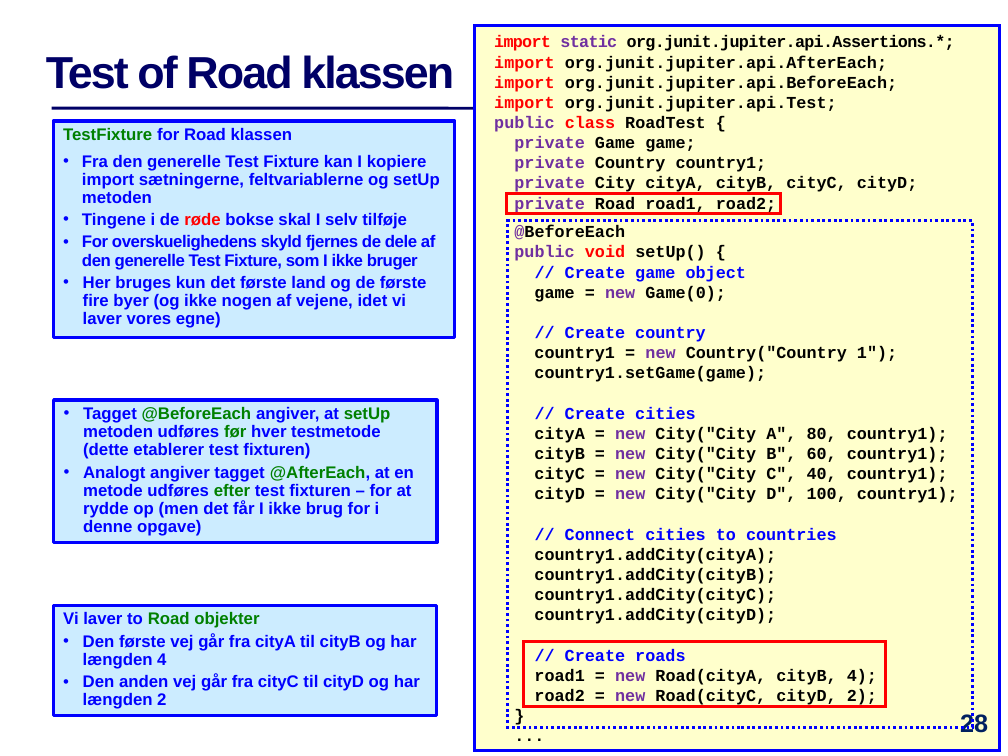
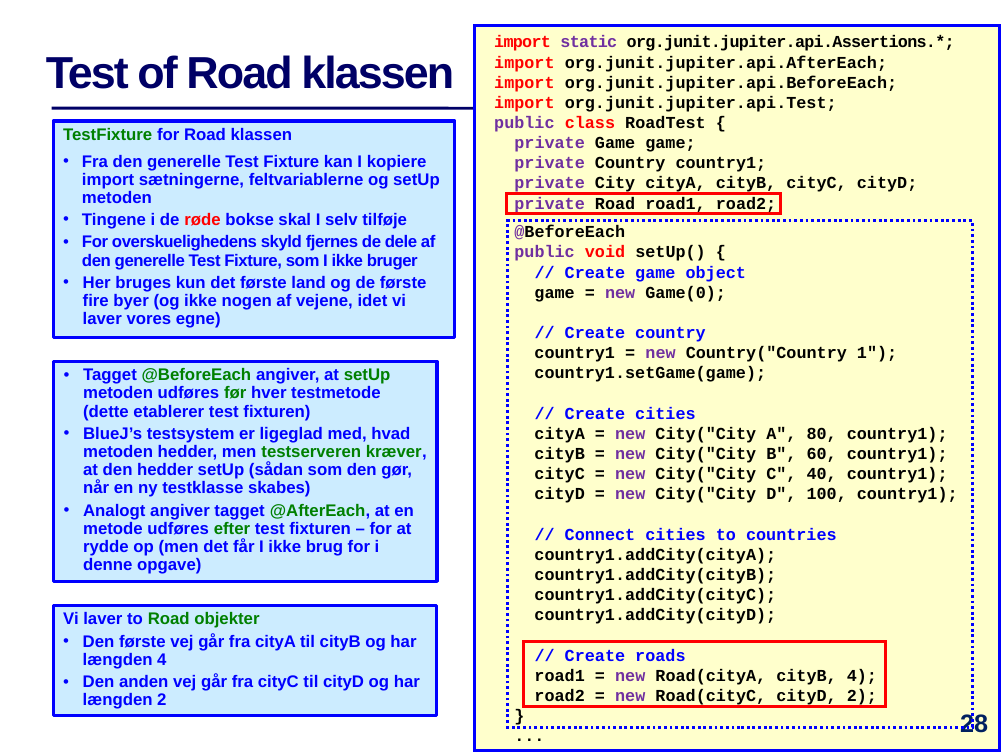
Before and after one commit to IntProgAU/Materiale, a slide deck: slide 28 of web/e22/uge_12/Slides-Uge12.pptx. Drawn at 1008x756 pixels with LibreOffice and Linux fonts; fonts in the diff are those of the drawing. Boxes give left, top, right and bottom in pixels: in the first picture for what was removed or moved away, otherwise in the second. Text is boxed around its words. In the diff, an @@ line names an element or a change of style, - is before the commit and + after.

```diff
--- a/web/e22/uge_12/Slides-Uge12.pptx
+++ b/web/e22/uge_12/Slides-Uge12.pptx
@@ rectangle "Tagget @BeforeEach angiver, at setUp ...": place and size @@
-rectangle "Tagget @BeforeEach angiver, at setUp ..." at [53,400,436,543]
+rectangle "Tagget @BeforeEach angiver, at setUp ..." at [53,361,436,581]
@@ text in rectangle at [83,427,427,497]: paragraph added @@
+• BlueJ’s testsystem er ligeglad med, hvad metoden hedder, men testserveren kræver, at den hedder setUp (sådan som den gør, når en ny testklasse skabes)
```
Also in this commit, not shown: 1 other file.
